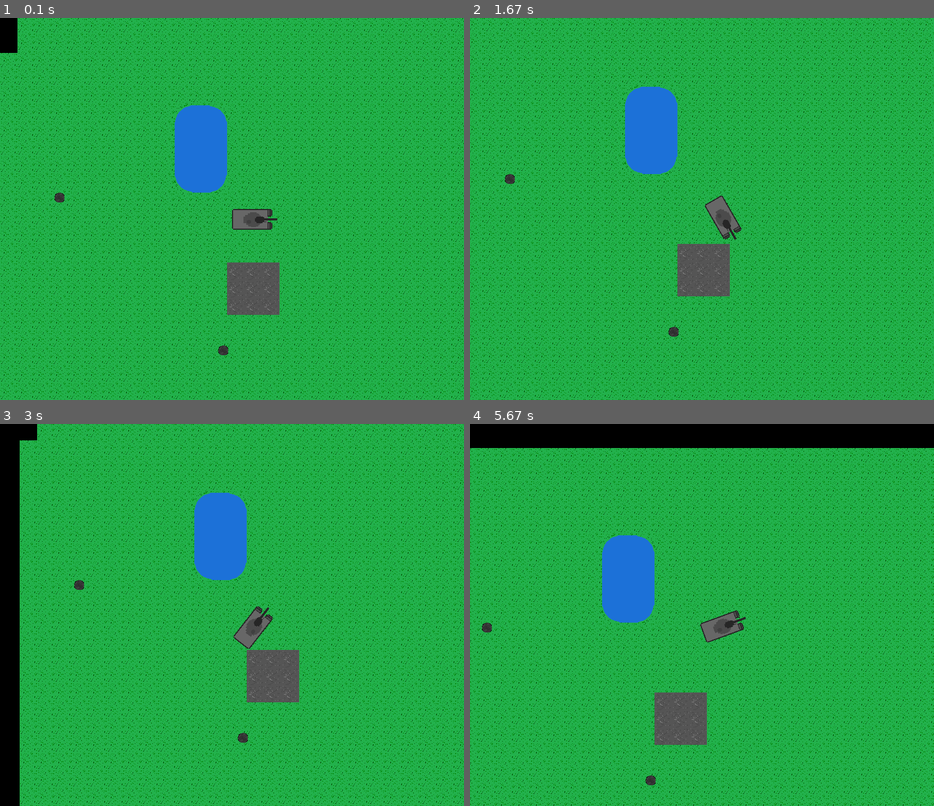
Above: before the commit, frames 1-4 (two rows, left to right).
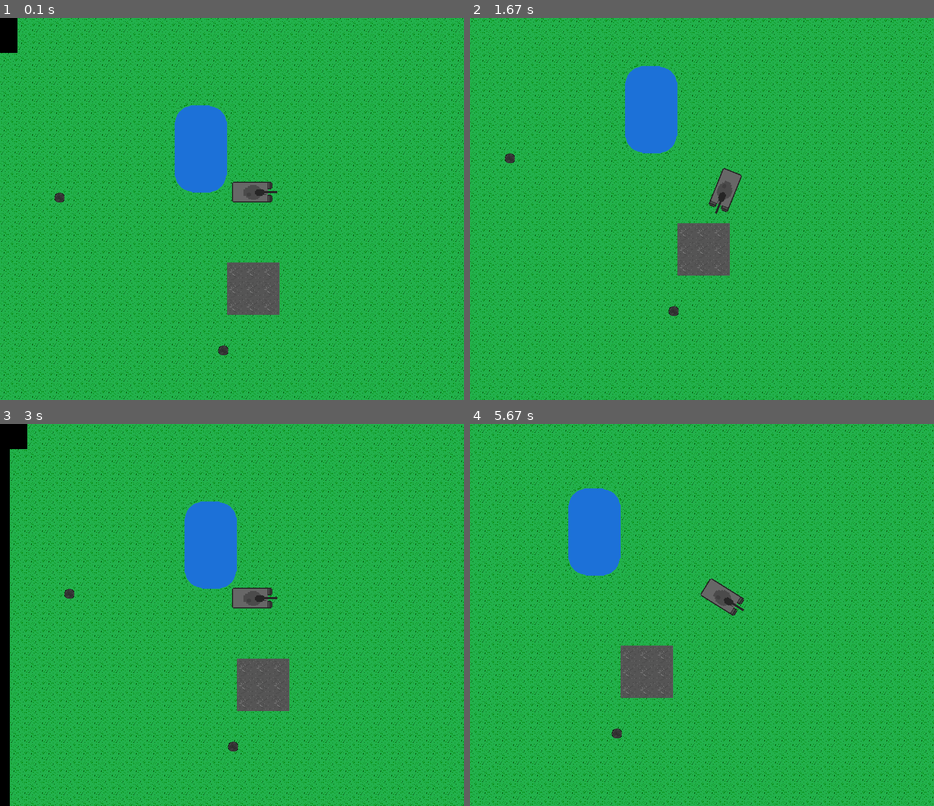
Above: after the commit, the same moments.

Repository: andrew-karppinen/pygame-simple-object
Game: pygame game, started from example.py
The game is run twice, just before and just after one commit, with the same random seed, the same clock (stepped at 60 frames per second) and the same inputs.
Inputs:
- Up to frame 1 (0.1 s): no input
- Up to frame 2 (1.67 s): hold Right 0.33-0.8 s; hold Up 0.83-1.13 s; hold Right 1.17-1.63 s
- Up to frame 3 (3 s): hold Left 1.67-2.2 s; hold Down 2.23-2.53 s; hold Left 2.57-2.97 s
- Up to frame 4 (5.67 s): hold Up 3-3.37 s; hold Right 3.4-4.03 s; hold Left 4.07-4.43 s; hold Left 4.47-4.93 s; hold Right 4.97-5.43 s; hold Up from 5.47 s (still down)

The runs differ from the first frame. In frame 1, 0.9% of the frame differs, in the area x 50-60%, y 42-56%; in frame 2, 18%; in frame 3, 20%; in frame 4, 28%, in the area x 0-100%, y 0-100%.

Commit message:
Fixed bug from images transparency system
Updated:
The size of the object is always the same as the size of the image,

if image does not exist, the size can set manually
(default size = 1X1)

updated constructor parameters

Diff:
--- a/documentation/instruction in english.txt
+++ b/documentation/instruction in english.txt
@@ -1,91 +1,85 @@
-Note: these properties may be changed!
+Note, these features may undergo changes!
 
-IMPORTING MODULES:
+MODULE IMPORT:
 
-from PygameSimpleObject import *
+from pygamesimpleobject import *
 
-CREATING AN OBJECT:
+OBJECT CREATION:
 
 obj = NewObject()
 
-Attributes can be given to the object during creation (and later)
+You can assign properties to the object during creation (or later).
 
 Current parameters for the constructor:
-(self, image=None, object_size_x: int = 1, object_size_y: int = 1, position_x: int = 0,position_y: int = 0)
+(image = None, position_x: int = 0, position_y: int = 0, object_size_x: int = 1, object_size_y: int = 1)
+
+The object's dimensions are equal to the image dimensions.
+If the object doesn't have an image, you can manually set its dimensions, defaulting to 1x1.
 
 IMAGE:
 
-set/change image:
-obj.SetImage(new_image)
+You can change the image.
+obj.SetImage(image)
 
-the black areas in the image are transparent!
-
+Completely black areas in the image are transparent!
 
 MOVEMENT:
 
 obj.MoveX(distance: int)
-moves the object to the right or left by the given distance if the number is negative.
+Moves the object by the given distance to the right or left if the value is negative.
 
 obj.MoveY(distance: int)
-does the same in the vertical direction.
+Performs the same action in the vertical direction.
 
 obj.Move(distance: int)
-moves the object in the x and y directions automatically based on the angle of the object
-default angle is 0,0 which moves the object to the right
+Moves the object automatically in the x and y directions based on its angle. Default angle is 0, meaning the object moves to the right.
 
-ROTATING AN OBJECT:
-obj.rotate(angle:int,option:int = 1)
-The method rotates the image of the object and automatically updates the size, position, and angle of the object.
-option parameter:
-1 means the angle is increased by the given number and 2 means the given angle is set as the angle of the object
-default is 1
+OBJECT ROTATION:
 
-DRAWING AN OBJECT:
-Draws the objects:
-DRAWOBJECTS([obj1,obj2,map,obj3]) #a list containing the objects is given as an argument
-The elements of the list must be objects or the elements can also be lists containing objects
-this makes things easier if there are a lot of objects to draw, tile maps are also drawn this way.
+obj.rotate(angle: int, option: int = 1)
+This method rotates the object's image and automatically updates the object's size, position, and angle.
+The option parameter:
+1 means that the angle is increased by the given value, and 2 sets the given angle as the object's angle. Default is 1.
+Note: By default, the object's angle is 0, and it moves directly to the right!
 
-If you want to draw objects manually, it is recommended to use the object's rect_ attribute which is a pygame rect object
-This way the object is drawn correctly.
+DRAWING OBJECTS:
+
+DrawObjects([obj1, obj2, map, obj3])
+Draws the objects. Provide a list of objects to the function.
+The list elements must be objects or lists containing objects. This is useful if there are a large number of objects or if a tilemap needs to be drawn this way.
+If you want to manually draw objects, use the object's rect_ attribute to ensure correct rendering.
 
 CAMERA:
-The "camera" that follows an object works as follows:
-all other objects are given to the object being followed:
-obj.AddCamera([obj1,obj2,map,etc.]) #a list containing the objects is given as an argument
-In this list, there may also be lists containing objects
 
-then the object being followed is moved
+A "camera" that follows an object works by giving the object all other objects:
+obj.AddCamera([obj1, obj2, map, etc.])
+This list can also contain lists with objects.
+Then, the object being followed is moved using:
 obj.CameraMoveY(distance: int)
 obj.CameraMoveX(distance: int)
-obj.CameraMove
-The system works so that the object being followed stays in place and other objects are moved relative to it
-this creates the illusion that the camera is following this object.
+obj.CameraMove()
+The system keeps the followed object stationary, and other objects move relative to it, creating the illusion that the camera is following that object.
 
 COORDINATE SYSTEM:
-The screen coordinate system always remains the same, i.e. point 50,50 is always 50 pixels from the top left corner of the screen.
-For this purpose, a moving coordinate system has been developed to keep track of the movements of the "camera".
 
-The obj.ReturnCoordinate(x: int, y: int) method returns the "original" point as screen coordinates, i.e. the point where it was before the camera moved.
-so if the object being followed moves down by 100 pixels, it returns 0,-100 if asked for the location of the 0,0 point.
-ReturnCoordinate method must be used on the object being followed.
-
-In addition, for moving the object, there is a
-obj.PlaceObject(x, y) method which places the object in a new position, taking care of moving the camera and the coordinate system.
+The screen coordinate system always remains the same; i.e., point 50,50 is always 50 pixels from the top-left corner of the screen. To address this, a moving coordinate system has been developed to keep track of the "camera" movements.
+obj.ReturnCoordinate(x: int, y: int) method returns the "original" point in screen coordinates, i.e., the point where it was before the camera moved. So, if the followed object moved down by 100 pixels, it returns 0, -100 when asked for the location of point 0,0.
+Use the ReturnCoordinate method for the object being followed.
+Additionally, there's the obj.PlaceObject(x, y) method for moving the object to a new location, taking care of camera movement and coordinate system issues.
 
 COLLISIONS:
 
-A collision with another object can be added to the object:
+To check if two objects collide, use:
+CollisionCheck(obj1, obj2)
 
-AddCollision(obj1,obj2)
-then neither object can move through the other.
-A list of objects can also be given:
+The function defaults to using the current position of the objects, but you can also provide positions explicitly:
+CollisionCheck(obj1, obj2, obj1_x, obj1_y, obj2_x, obj2_y)
+
+You can add collisions for an object with another object:
+AddCollision(obj1, obj2)
+
+In this case, neither object can move through each other. You can also provide a list of objects:
 AddCollision(obj1, list)
 
-The collision can be removed:
-DelteCollision(obj1,obj2)
-
-The following checks if two objects collide:
-CollisionCheck(obj1, obj2)
-
-The function uses the object's current position by default, but it can be given
+Collisions can be removed:
+DeleteCollision(obj1, obj2)
--- a/documentation/ohje suomeksi.txt
+++ b/documentation/ohje suomeksi.txt
@@ -14,30 +14,35 @@
 
 obj = NewObject()
 
-objektille voi antaa ominaisuuksia luonnin yhteydessä (ja myöhemmin)
+Objektille voi antaa ominaisuuksia luonnin yhteydessä (ja myöhemmin).
 
 tämänhetkiset parametrit construktorille:
-(self, image=None, object_size_x: int = 1, object_size_y: int = 1, position_x: int = 0,position_y: int = 0)
+(image = None,position_x: int = 0, position_y: int = 0,object_size_x:int = 1,object_size_y:int = 1)
+
+Objektin mitat on yhtä kuin kuvan mitat
+jos objektilla ei ole kuvaa sen mitat voi antaa manuaalisesti, oletuksena 1x1.
 
 
 KUVA:
 
-kuvaa voi vaihtaa
+Kuvaa voi vaihtaa
 obj.SetImage(kuva)
 
-kuvan täysin mustat kohdat ovat läpinäkyviä!
+Kuvan täysin mustat kohdat ovat läpinäkyviä!
 
 LIIKKUMINEN:
 
 obj.MoveX(matka: int)
-liikuttaa objektia annetun matkan verran oikealle tai vasemmalle jos luku negatiivinen
+Liikuttaa objektia annetun matkan verran oikealle tai vasemmalle jos luku negatiivinen.
 
 obj.MoveY(matka: int)
-Tekee saman pystysuunnassa
+Tekee saman pystysuunnassa.
 
 obj.Move(matka:int)
-Liikuttaa objektia sen kulman mukaan automaattisesti x,y suunnissa
-kulma oletuksena 0,0 objekti liikkuu oikealle
+Liikuttaa objektia sen kulman mukaan automaattisesti x,y suunnissa.
+Kulma oletuksena 0,0 objekti liikkuu oikealle.
+
+
 
 OBJEKTIN KÄÄNTÄMINEN:
 obj.rotate(kulma:int,option:int = 1)
@@ -45,6 +50,9 @@
 option parametri:
 1 tarkoittaa että kulmaa kasvatetaan annetun luvun verran ja 2 sitä että annettu kulma asetetaan objektin kulmaksi
 oletuksena 1
+
+Huom: oletuksena objektin kulma on 0 ja se liikkuu suoraan oikealle!
+
 
 OBJEKTIN PIIRTÄMINEN:
 Piirtää objektit:
@@ -57,12 +65,12 @@
 
 
 KAMERA:
-Objektia seuraava "kamera" toimii niin että
+Objektia seuraava "kamera" toimii niin että,
 objektille annetaan kaikki muut objektit:
 obj.AddCamera([obj1,obj2,map,jne]) #metodille annetaan lista jossa objektit on
-Tässäkin listassa voi olla objektejen lisäksi myös listoja joissa on objekteja
+Tässäkin listassa voi olla objektejen lisäksi myös listoja joissa on objekteja.
 
-sitten tätä seurattavaa objektia liikutetaan
+Sitten tätä seurattavaa objektia liikutetaan
 obj.CameraMoveY(matka: int)
 obj.CameraMoveX(matka: int)
 obj.CameraMove
@@ -87,20 +95,21 @@
 
 TÖRMÄYKSET:
 
-objektille voi lisätä törmäyksen toisen objektin kanssa:
+
+Seuraava tarkista törmääkö kaksi objektia:
+CollisionCheck(obj1, obj2)
+
+
+Funktio käyttää oletuksena objektin sen hetkistä sijaintia mutta sille voi myös antaa sijainnit:
+CollisionCheck(obj1, obj2, obj1_x, obj1_y, obj2_x, obj2_y)
+
+
+Objektille voi lisätä törmäyksen toisen objektin kanssa:
 
 AddCollision(obj1,obj2)
-tällöin kumpikaan objekti ei voi liikkua kummankaan läpi
+Tällöin kumpikaan objekti ei voi liikkua kummankaan läpi
 Tällekkin on mahdollista antaa lista jossa objekteja:
 AddCollision(obj1,lista)
 
 Törmäyksen voi poistaa:
 DelteCollision(obj1,obj2)
-
-
-Seuraava tarkista törmääkö kaksi objektia:
-CollisionCheck(obj1, obj2)
-
-
-funktio käyttää oletuksena objektin sen hetkistä sijaintia mutta sille voi myös antaa sijainnit:
-CollisionCheck(obj1, obj2, obj1_x, obj1_y, obj2_x, obj2_y)
--- a/example.py
+++ b/example.py
@@ -7,29 +7,29 @@
 pygame.display.set_caption('tank')
 clock = pygame.time.Clock()
 
+
+mineimage = pygame.image.load("examplemedia/mine.png") #load images
 tankimage = pygame.image.load("examplemedia/tank.png") #load images
-mineimage = pygame.image.load("examplemedia/mine.png")
 
-tank = NewObject(image=tankimage, position_x=425, position_y=350) #create objects
+
+tank = NewObject(image=tankimage, position_x=425, position_y=300) #create objects
 mine = NewObject(image=mineimage, position_x=100, position_y=320)
 mine2 = NewObject(image=mineimage, position_x=400, position_y=600)
 
 map = TileMap("examplemedia/map.txt","examplemedia/tileset.png",tilesize=(32,32)) #create map
 
+
 objectslist = [mine,mine2,tank,map]
-
-
 
 AddCollision(tank,map) #add collisions
 AddCollision(tank,[mine,mine2])
-tank.AddCamera([mine,mine2,map])
+tank.AddCamera([mine,mine2,map]) #camera follow the tank object
 
 
 left = False
 right = False
 move = False
 move2 = False
-
 
 
 while True: #main loop
@@ -72,7 +72,6 @@
         tank.CameraMove(-5)
 
 
-
     #draw all
     screen.fill((0, 0, 0))
     DrawObjects(screen,objectslist)
--- a/pygamesimpleobject/__init__.py
+++ b/pygamesimpleobject/__init__.py
@@ -1,4 +1,4 @@
-from pygamesimpleobject.object_class import NewObject
+
 from pygamesimpleobject.tile_class import Tile
 from pygamesimpleobject.tilemap import TileMap
 
@@ -6,3 +6,6 @@
 from pygamesimpleobject.draw import DrawObjects
 
 from pygamesimpleobject.object_collision import CollisionCheck,AddCollision,DelteCollision
+
+
+from pygamesimpleobject.object_class import NewObject
--- a/pygamesimpleobject/object_class.py
+++ b/pygamesimpleobject/object_class.py
@@ -1,9 +1,7 @@
 import pygame
 import math
 
-try: from pygamesimpleobject.object_collision import CollisionCheck #import CollisionCheck function other file
-except: from object_collision import CollisionCheck
-
+from pygamesimpleobject import *
 
 
 
@@ -25,7 +23,7 @@
 
 
 class NewObject:
-    def __init__(self,image = None,object_size_x:int = 1,object_size_y:int = 1,position_x: int = 0, position_y: int = 0): #constructor
+    def __init__(self,image = None,position_x: int = 0, position_y: int = 0,object_size_x:int = 1,object_size_y:int = 1): #constructor
         self.position_x_ = position_x #screen position
         self.position_y_ = position_y
 
@@ -38,7 +36,13 @@
 
         self.tracked_object_ = False #if the object is followed
 
-        self.SetImage(image,object_size_x,object_size_y) #sets object image, object size and create create object
+        if image != None: #if image given
+            self.SetImage(image) #sets object image, object size and create create object
+        else: #if image no given
+            #set object size:
+            self.object_size_x_ = object_size_x
+            self.object_size_y_ = object_size_y
+            self.rect_ = pygame.Rect((0, 0), (1, 1)) #create rect object
 
         self.UpdateRect() #update pygame rect object
         self.angle_ = 0
@@ -48,29 +52,24 @@
         #self.object_size_y_
         #self.rect_
         #self.image_
-
-
-
-    def SetImage(self,image = None,object_size_x:int = None,object_size_y:int = None)->None:
-
-        if image != None: #if image given
-            self.image_ = image
-            self.original_image_  = image #used image rotation
-
-
-            self.object_size_y_ = image.get_height() #set object size to image size
-            self.object_size_x_ = image.get_width()
-            self.rect_ = self.image_.get_rect(center=(self.image_.get_width(), self.image_.get_height()))  #create rect object
-
-        else: #if image no given
-            self.image_ = None
-            self.object_size_y_ = object_size_y
-            self.object_size_x_ = object_size_x
-
-            self.rect_ = pygame.Rect((0, 0), (1, 1)) #create rect object
-
+        #self.__original_image_
+
+
+
+    def SetImage(self,image)->None:
+
+
+
+
+        self.image_ = image
         self.image_.set_colorkey((0,0,0)) #the black areas in the image are transparent
-
+        self.__original_image_  = image #used image rotation
+
+        self.object_size_y_ = image.get_height() #set object size to image size
+        self.object_size_x_ = image.get_width()
+        self.rect_ = self.image_.get_rect(center=(self.image_.get_width(), self.image_.get_height()))  #create rect object
+
+        self.UpdateRect()
 
     def UpdateRect(self)->None:
         #position --> rect
@@ -108,18 +107,19 @@
             self.angle_ = angle
 
         if self.image_ != None: #only if the image exists
-            self.image_ = pygame.transform.rotate(self.original_image_, self.angle_)  #rotate image
+            self.image_ = pygame.transform.rotate(self.__original_image_, self.angle_)  #rotate image
             self.rect_ = self.image_.get_rect(center=self.rect_.center)#update rect_
             self.UpdateRect2() #update object position and size
 
         if self.__Collision(): #if collision
             self.angle_ = original_angle #cancel rotate
             if self.image_ != None:  #only if the image exists
-                self.image_ = pygame.transform.rotate(self.original_image_, self.angle_)  #cancel image rotate
+                self.image_ = pygame.transform.rotate(self.__original_image_, self.angle_)  #cancel image rotate
                 self.rect_ = self.image_.get_rect(center=self.rect_.center) #update rect_
 
 
         self.UpdateRect2() #update object position and size
+        self.image_.set_colorkey((0,0,0)) #the black areas in the image are transparent
 
 
 
--- a/pygamesimpleobject/tilemap.py
+++ b/pygamesimpleobject/tilemap.py
@@ -76,7 +76,6 @@
     rowscount = int(rowscount)
     rowswidth = int(rowswidth)
 
-    print(rowscount,rowswidth)
 
     for i in range(1,rowscount +1):
         string += rows[i]
Not shown, changed: README.md
